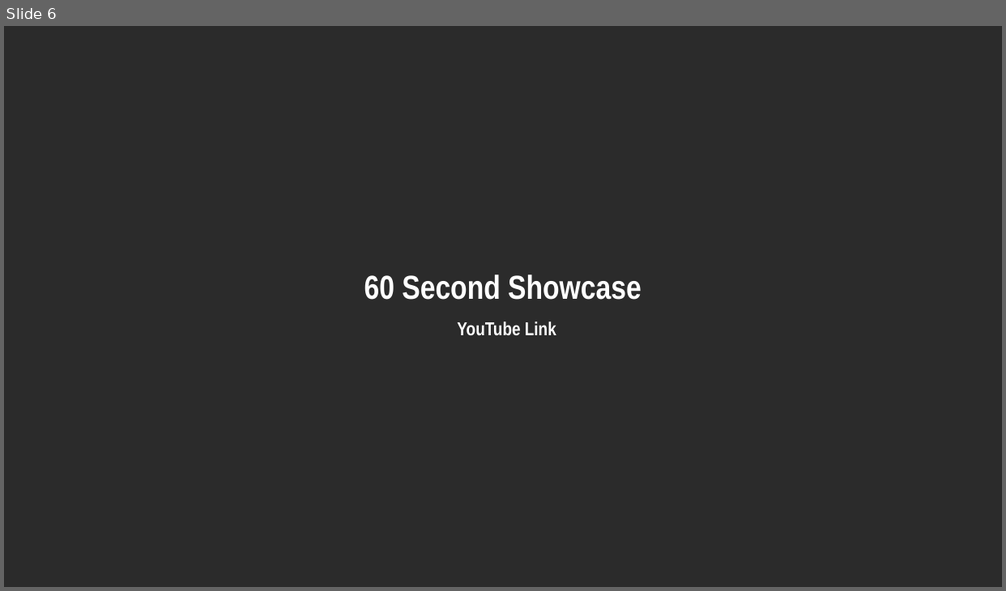
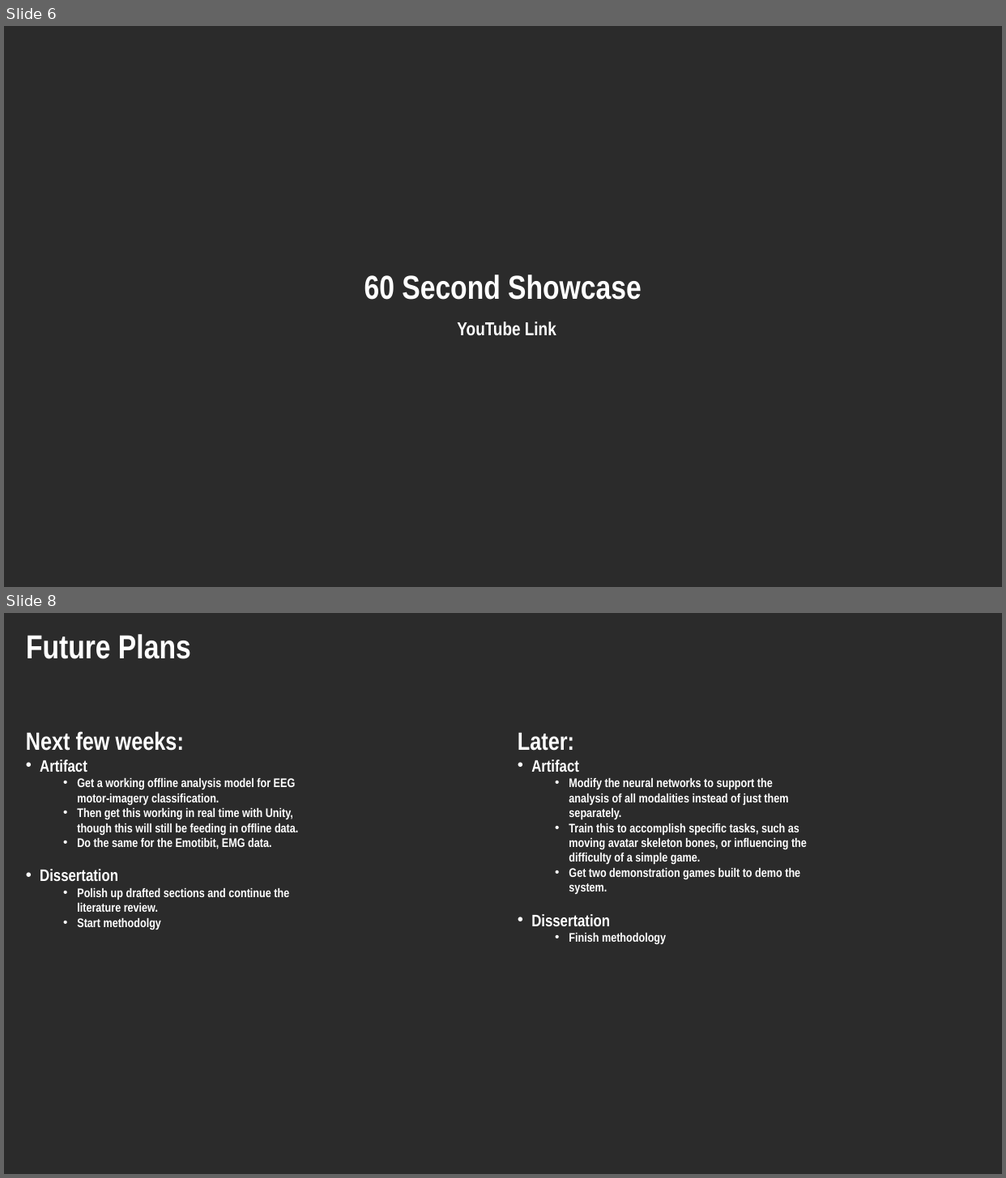
Before and after one commit to Keiishkii/Final-Year-Project, a slide deck: - Presentations/Final Year Project - Progress Presentation.pptx. Shown one above the other, each under a label of ours: slide 6 before the commit, slides 6 and 8 after it; the slides between them are not shown. The pictures are 1006x591 and 1006x1178 pixels, drawn with LibreOffice and Linux fonts; fonts in the diff are those of the drawing; background and template pictures are left out; a plain dark background stands for a picture behind light text. Boxes give left, top, right and bottom in pixels: in the first picture for what was removed or moved away, otherwise in the second. Text is boxed around its words. In the diff, an @@ line names an element or a change of style, - is before the commit and + after.

Commit message:
Dissertation intro draft finished - power point also about 50%

```diff
--- a/- Presentations/Final Year Project - Progress Presentation.pptx
+++ b/- Presentations/Final Year Project - Progress Presentation.pptx
@@ slide 8 added at [4,613,1002,1174], background picture (left out) @@
@@ text added at [26,634,191,659], 32 pt, text #FFFFFF, bold @@
+Future Plans
@@ text added at [26,731,298,930], 12 pt, text #FFFFFF, bold @@
+Next few weeks:
+• Artifact
+  • Get a working offline analysis model for EEG motor-imagery classification.
+  • Then get this working in real time with Unity, though this will still be feeding in offline data.
+  • Do the same for the Emotibit, EMG data.
+• Dissertation
+  • Polish up drafted sections and continue the literature review.
+  • Start methodolgy
@@ text added at [518,732,807,944], 12 pt, text #FFFFFF, bold @@
+Later:
+• Artifact
+  • Modify the neural networks to support the analysis of all modalities instead of just them separately.
+  • Train this to accomplish specific tasks, such as moving avatar skeleton bones, or influencing the difficulty of a simple game.
+  • Get two demonstration games built to demo the system.
+• Dissertation
+  • Finish methodology
```
Also in this commit, not shown: 3 slides changed, 2 other slides added, 3 slides removed, 9 other files.
